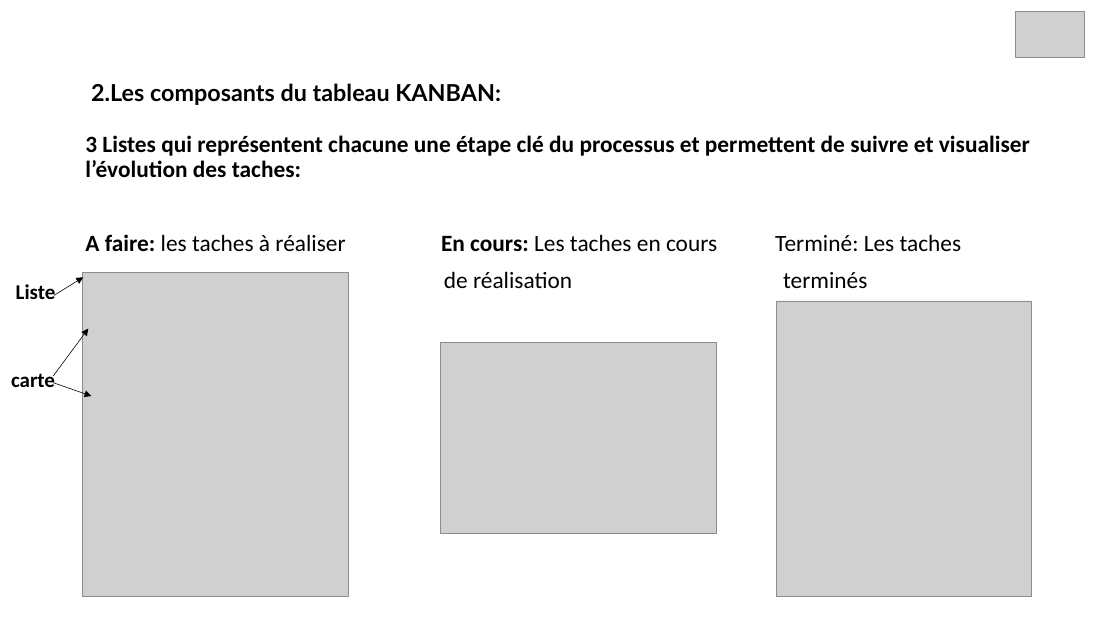
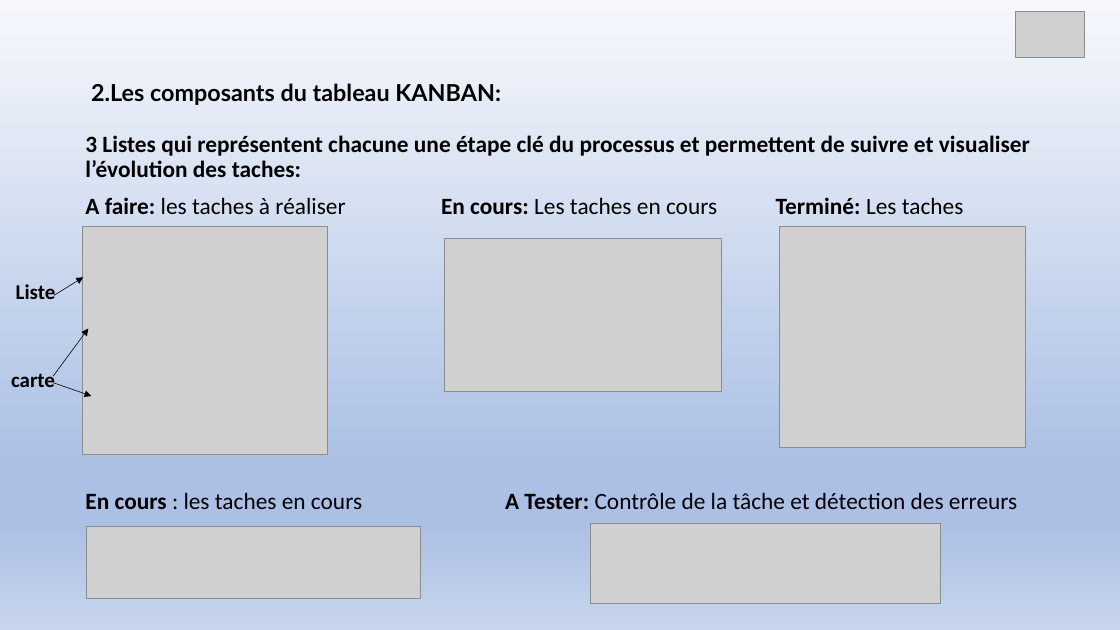
Before and after one commit to 88Hajar/Projet-7, a slide deck: slide 4 of BENAISSA_HAJAR_3_KANBAN.pptx. Drawn at 1120x630 pixels with LibreOffice and Linux fonts; fonts in the diff are those of the drawing; grey boxes stand for pictures. Boxes give left, top, right and bottom in pixels: in the first picture for what was removed or moved away, otherwise in the second. Text is boxed around its words. In the diff, an @@ line names an element or a change of style, - is before the commit and + after.

```diff
--- a/BENAISSA_HAJAR_3_KANBAN.pptx
+++ b/BENAISSA_HAJAR_3_KANBAN.pptx
@@ background #FFFFFF to gradient #F6F8FC to #ABC0E4 to #C7D5ED @@
@@ text at box(85, 197, 964, 214): bold on in "Terminé:" @@
@@ picture: place and size @@
-picture at box(82, 272, 348, 597)
+picture at box(82, 227, 328, 455)
@@ picture added at box(444, 239, 722, 391) @@
@@ picture: place and size @@
-picture at box(776, 301, 1032, 597)
+picture at box(780, 226, 1025, 447)
@@ picture removed at box(440, 343, 717, 534) @@
@@ text at box(85, 492, 1017, 509): text changed @@
-de réalisation terminés
+En cours : les taches en cours A Tester: Contrôle de la tâche et détection des erreurs
+de réalisation
@@ picture added at box(87, 526, 421, 598) @@
@@ picture added at box(590, 523, 941, 604) @@
```
Also in this commit, not shown: 5 other slides changed, 1 slide added, 1 slide removed, 2 other files.
